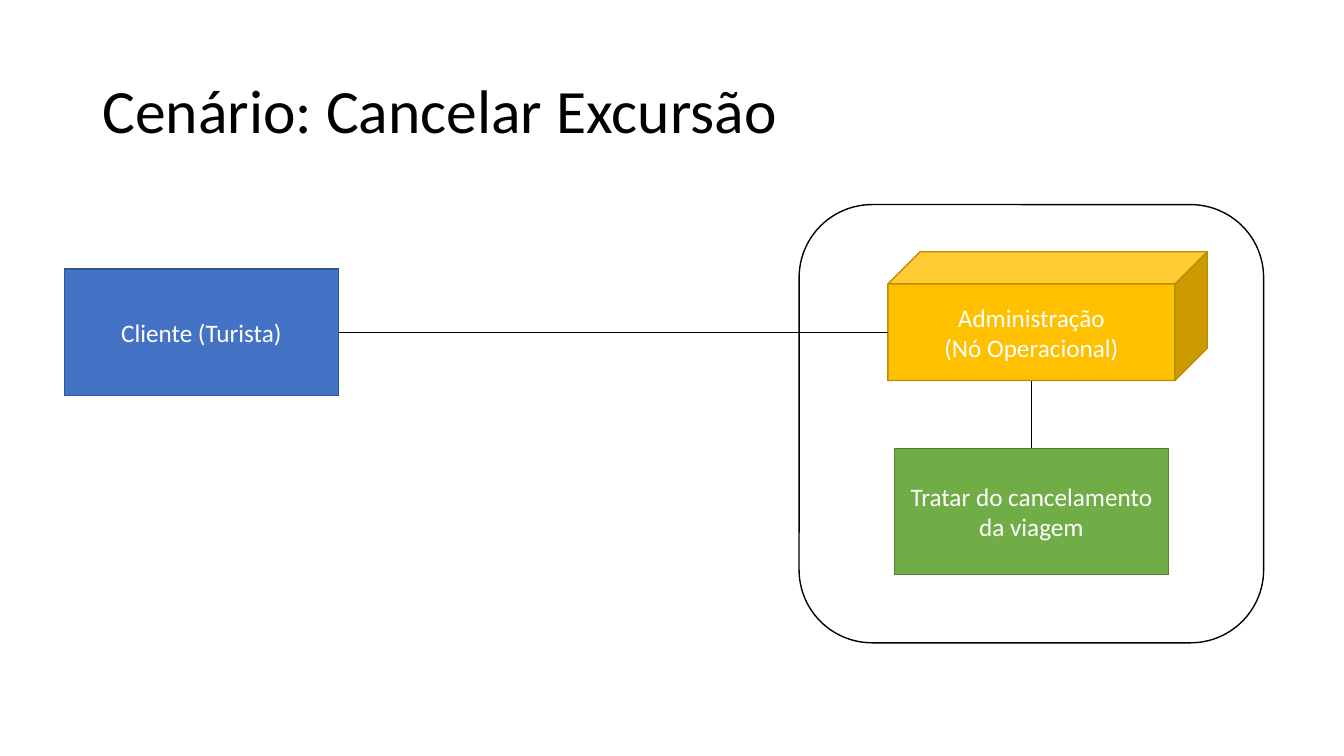
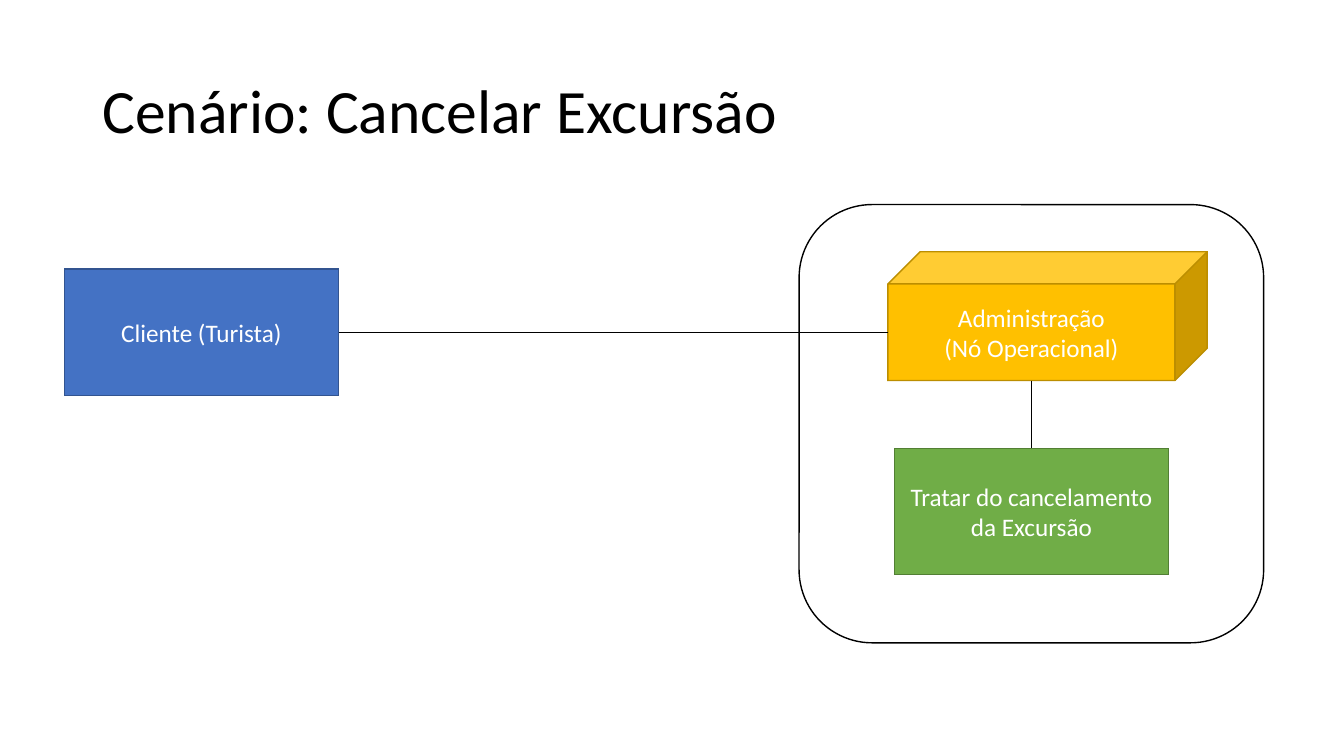
Before and after one commit to Road-on/RoadOn, a slide deck: slide 3 of 15. Arquitetura de Negócio Para Cada Cenário.pptx. Drawn at 1344x756 pixels with LibreOffice and Linux fonts; fonts in the diff are those of the drawing. Boxes give left, top, right and bottom in pixels: in the first picture for what was removed or moved away, otherwise in the second. Text is boxed around its words. In the diff, an @@ line names an element or a change of style, - is before the commit and + after.

```diff
--- a/15. Arquitetura de Negócio Para Cada Cenário.pptx
+++ b/15. Arquitetura de Negócio Para Cada Cenário.pptx
@@ text in rectangle at [911,488,1152,536]: text changed @@
-Tratar do cancelamento da viagem
+Tratar do cancelamento da Excursão
```
Also in this commit, not shown: 3 other slides changed.
